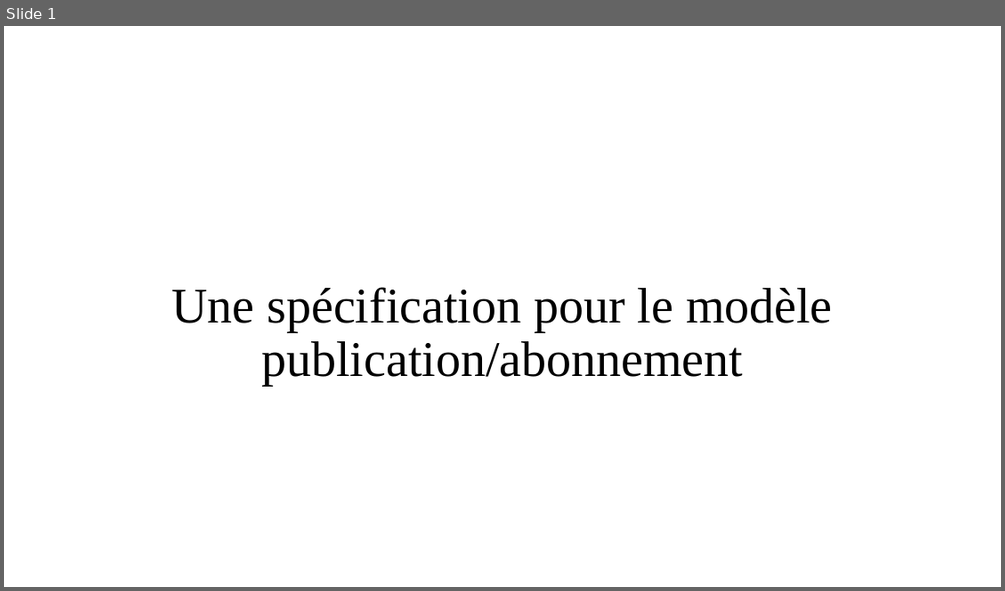
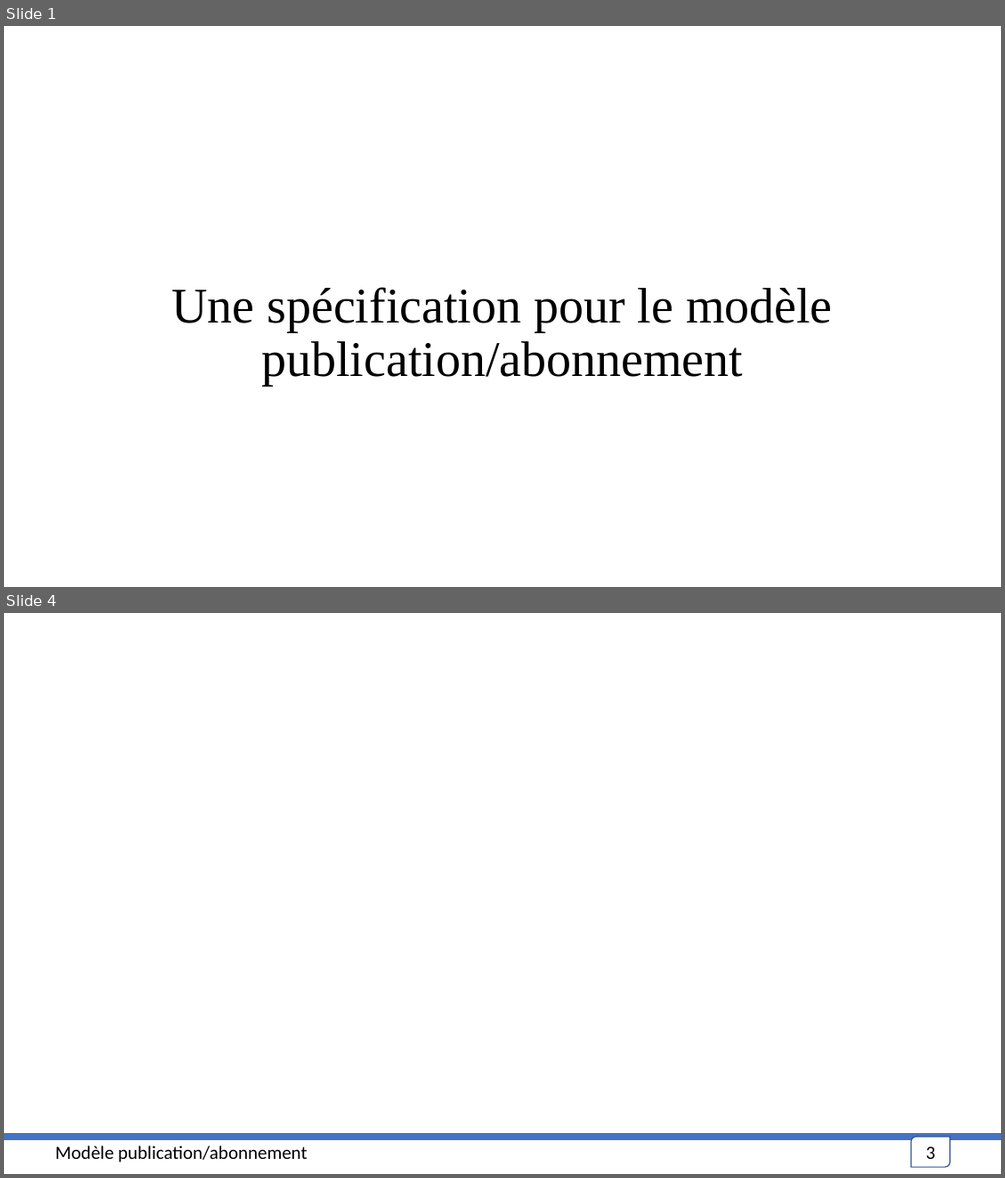
Before and after one commit to OA-Souleymane/MyGitHub-Files, a slide deck: Chapitres/mémoire/PrésentationMémoire.pptx. Shown one above the other, each under a label of ours: slide 1 before the commit, slides 1 and 4 after it; the slides between them are not shown. The pictures are 1005x591 and 1005x1178 pixels, drawn with LibreOffice and Linux fonts; fonts in the diff are those of the drawing. Boxes give left, top, right and bottom in pixels: in the first picture for what was removed or moved away, otherwise in the second. Text is boxed around its words. In the diff, an @@ line names an element or a change of style, - is before the commit and + after.

```diff
--- a/Chapitres/mémoire/PrésentationMémoire.pptx
+++ b/Chapitres/mémoire/PrésentationMémoire.pptx
@@ slide 4 added at <box>4,613,1001,1174</box>, background #FFFFFF @@
@@ line added from (4, 1136) to (1001, 1136), #4472C4 6 pt @@
@@ rectangle added at <box>13,1136,350,1167</box>, fill #FFFFFF, 18 pt, text #000000 @@
+Modèle publication/abonnement
@@ round diag rect added at <box>911,1136,950,1167</box>, fill #FFFFFF, outline #325491 1 pt, 18 pt, text #000000 @@
+3
```
Also in this commit, not shown: 7 slides changed, 10 other slides added, 6 other files.
